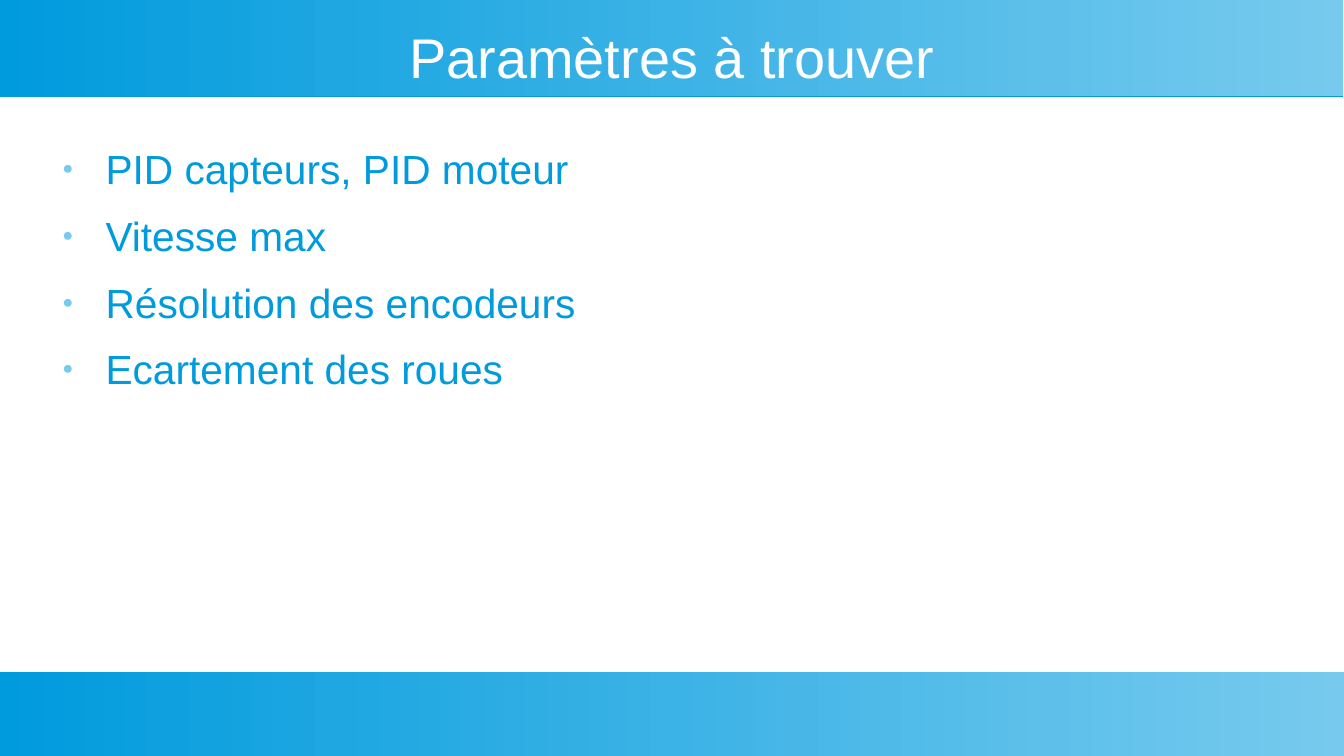
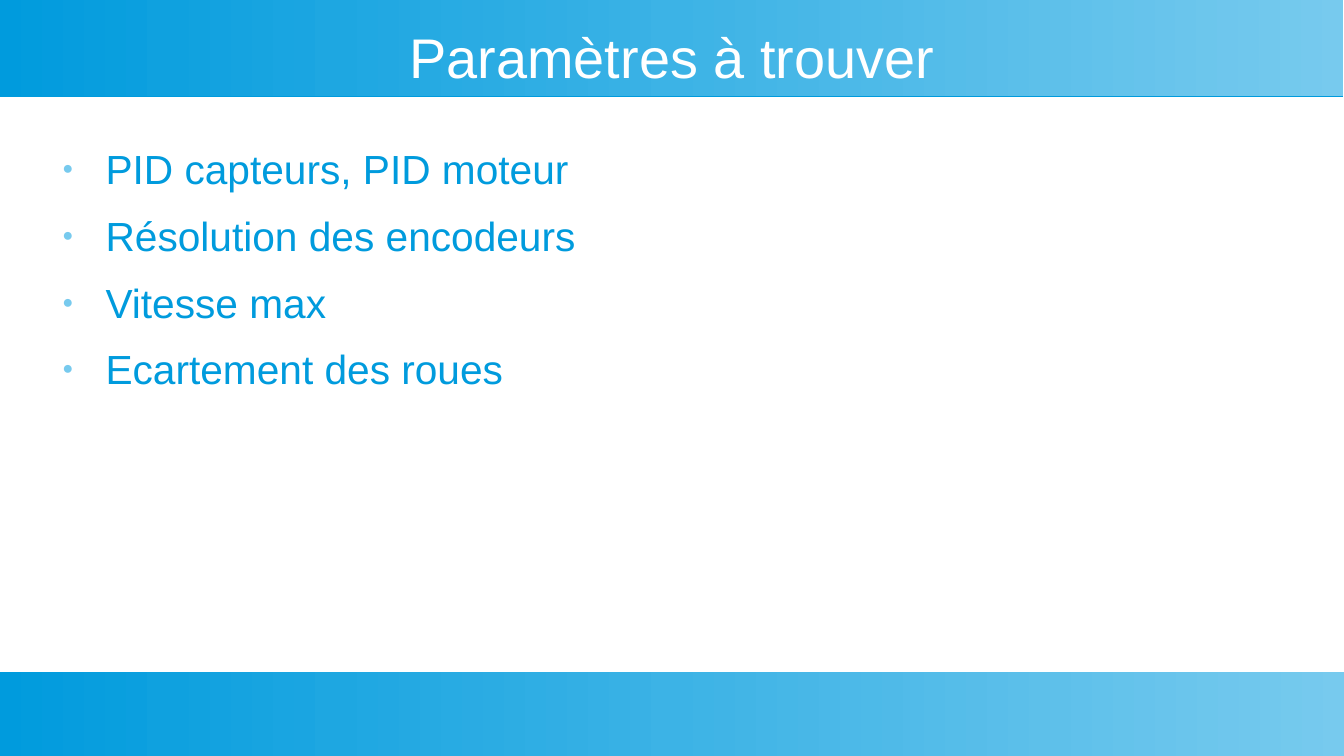
Before and after one commit to LaFabrickMassy/Projet-Fablab, a slide deck: slide 2 of Robotique/Micromouse/Documents/Micromouse -4-Calibration paramètres.odp. Drawn at 1344x756 pixels with LibreOffice and Linux fonts; fonts in the diff are those of the drawing. Boxes give left, top, right and bottom in pixels: in the first picture for what was removed or moved away, otherwise in the second. Text is boxed around its words. In the diff, an @@ line names an element or a change of style, - is before the commit and + after.

```diff
--- a/Robotique/Micromouse/Documents/Micromouse -4-Calibration paramètres.odp
+++ b/Robotique/Micromouse/Documents/Micromouse -4-Calibration paramètres.odp
@@ text at [106, 221, 576, 252]: paragraph added @@
+● Résolution des encodeurs
@@ text at [106, 288, 576, 319]: paragraph removed @@
-● Résolution des encodeurs
```
Also in this commit, not shown: 1 other slide changed, 2 slides added, 27 other files.
